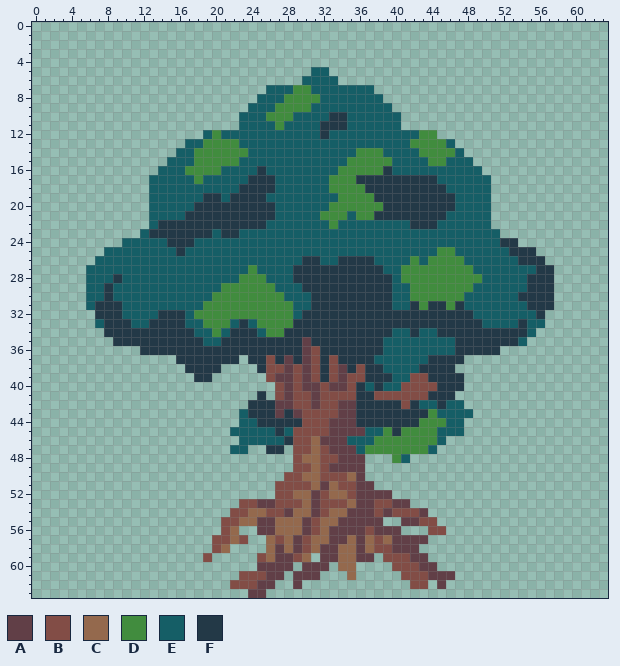
File history of a pixel-art sprite, Assets/Sprites/Trees/Tree1.png. The picture above was drawn from the file before the commit.
The file is 64x64 pixels.
Palette (. is transparent): A #613f47  B #824d46  C #94694d  D #418c3e  E #155e66  F #233947
Pixels before (only the part around the change), first column x 7:
38 ..........FFFF....FBBABABFBAFBFFEEEEFFFF................
39 ...........FF......BAABABFBABBFFFEEBBFFFF...............
40 ....................BABAABAABFEFEEBBBBFFF...............
41 ..................F.BABBABBBBFFBBBBBBFFF................
42 .................FFFAABBABBAAFFFFFBFEEFEE...............
43 ................EFFFAFABBBBAAFFFFFFFFDEEEE..............
44 ................EEFFFFFBBBAAAFFFFFFFDDDEE...............
45 ...............EEEEEFEBBBBAAAAEEDFDDDDEEE...............
46 ................EEEEEFBBCAAAEEEDDDDDDDE.................
47 ...............EE..FF.BBCBAAAEDDDDDDDE..................
48 ......................BCCBBAAA...DE.....................
49 ......................BBCBAAAA..........................
50 .....................BBCCBBBCA..........................
51 ....................BBBBCACBBAA.........................
52 ....................BBCCABCCBAAAA.......................
53 ................BBAABBBCABBBCAABBAA.....................
54 ...............BBCCBBACCABCCAAABABBBA...................
55 ..............BBCCAACCCABCCAAAAA..AABB..................
56 ..............BC..AACCCABCAAAABAAA...BB.................
57 .............BBCB..CBCABCCAACACBCAAAA...................
58 .............BC....CACABCAACCACBBAAA....................
59 ............B.....BCAABC.AACCAA.BBBAA...................
60 ..................AAAA.AAA.CC....BBBAA..................
61 ................BBBAA.AAA...C.....BBBAAA................
62 ...............BBBAA..A............BB.A.................
63 .................AA.....................................
And afterwards:
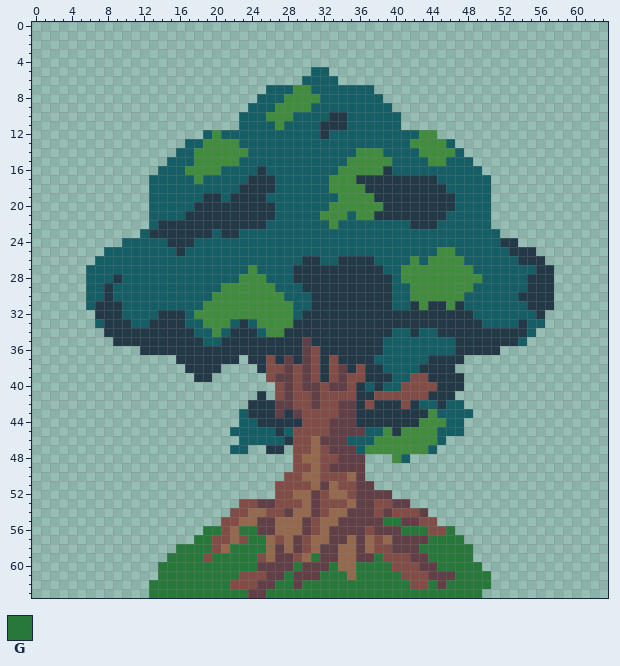
Colours new in this view: G #28783c
From old to new:
y 42: x 37 F -> B
y 55: x 39..40 .. -> GG
y 56: x 19..20 .. -> GG; x 23..24 .. -> GG; x 41..43 ... -> GGG; x 46 . -> G
y 57: x 18..19 .. -> GG; x 24..25 .. -> GG; x 44..47 .... -> GGGG
y 58: x 16..19 .... -> GGGG; x 22..25 .... -> GGGG; x 43..48 ...... -> GGGGGG
y 59: x 15..18 .... -> GGGG; x 20..24 ..... -> GGGGG; x 31 . -> G; x 38 . -> G; x 44..48 ..... -> GGGGG
y 60: x 14..24 ........... -> GGGGGGGGGGG; x 29 . -> G; x 33 . -> G; x 36..39 .... -> GGGG; x 45..49 ..... -> GGGGG
y 61: x 14..22 ......... -> GGGGGGGGG; x 28 . -> G; x 32..34 ... -> GGG; x 36..40 ..... -> GGGGG; x 47..50 .... -> GGGG
y 62: x 13..21 ......... -> GGGGGGGGG; x 27..28 .. -> GG; x 30..41 ............ -> GGGGGGGGGGGG; x 44 . -> G; x 46..50 ..... -> GGGGG
y 63: x 13..23 ........... -> GGGGGGGGGGG; x 26..49 ........................ -> GGGGGGGGGGGGGGGGGGGGGGGG
